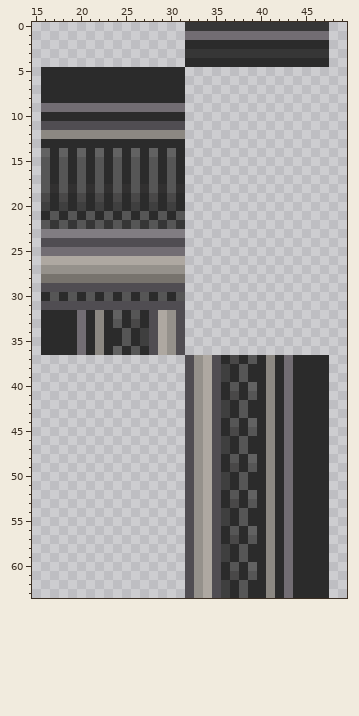
Edited in one commit: pixel-art sprite (Resources/Textures/Structures/Walls/solid.rsi/reinf_over3.png). The picture above was drawn from the file before the commit.
The file is 64x64 pixels. Colours within 5 levels of each other are drawn and written as one. Shown: x 15..49, y 0..63.
After the commit:
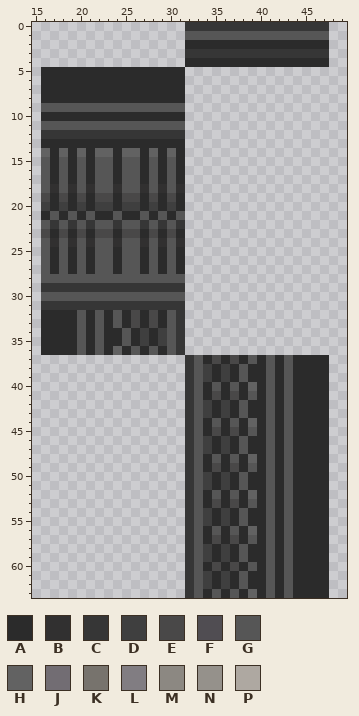
Palette (. is transparent): A #2b2b2b  B #313030  C #363636  D #3f3f3f  E #494848  F #504d52  G #565656  H #626262  J #726d73  K #77736d  L #817d82  M #8c8882  N #95918b  P #aea8a1
Changes in this commit:
Changed rows in their new state; - is an unchanged pixel.
first column x 32:
 1 GGGGGGGGGGGGGGGG
first column x 16:
 9 GGGGGGGGGGGGGGGG------------
11 GGGGGGGGGGGGGGGG------------
12 CCCCCCCCCCCCCCCC------------
14 -------HAH------------------
15 -------GAG------------------
16 -------GAG------------------
17 -------GAG------------------
18 -------GBG------------------
19 -------EAE------------------
20 -------DAD------------------
21 -------AGA------------------
22 -------GCG------------------
23 EAEAEAEEAEEAEAEA------------
24 GBGBGBGGBGGBGBGB------------
25 GAGAGAGGAGGAGAGA------------
26 GAGAGAGGAGGAGAGA------------
27 GAGAGAGGAGGAGAGA------------
28 GGGGGGGGGGGGGGGG------------
29 CCCCCCCCCCCCCCCC------------
30 G-G-G-G-G-G-G-G-------------
31 CCCCCCCCCCCCCCCC------------
32 ----G-G-G-E-EAGC------------
33 ----G-G-----EAGC------------
34 ----G-G-----ADGC------------
35 ----G-G-----ADGC------------
36 ----G-G-----GAGC------------
37 ----------------CGAE-----G-G
38 ----------------CGDA-----G-G
39 ----------------CGDA-----G-G
40 ----------------CGAG-----G-G
41 ----------------CGAE-----G-G
42 ----------------CGDA-----G-G
43 ----------------CGDA-----G-G
44 ----------------CGAG-----G-G
45 ----------------CGAE-----G-G
46 ----------------CGDA-----G-G
47 ----------------CGDA-----G-G
48 ----------------CGAG-----G-G
49 ----------------CGAE-----G-G
50 ----------------CGDA-----G-G
51 ----------------CGDA-----G-G
52 ----------------CGAG-----G-G
53 ----------------CGAE-----G-G
54 ----------------CGDA-----G-G
55 ----------------CGDA-----G-G
56 ----------------CGAG-----G-G
57 ----------------CGAE-----G-G
58 ----------------CGDA-----G-G
59 ----------------CGDA-----G-G
60 ----------------CGAE-E-G-G-G
61 ----------------CGDADAGA-G-G
62 ----------------CGDA-----G-G
63 ----------------CGAGAGAH-G-G
Pixel boxes of the changes (left, top, right, bottom) in both pictures:
changed: (185, 31, 329, 40)
changed: (41, 103, 293, 598)
